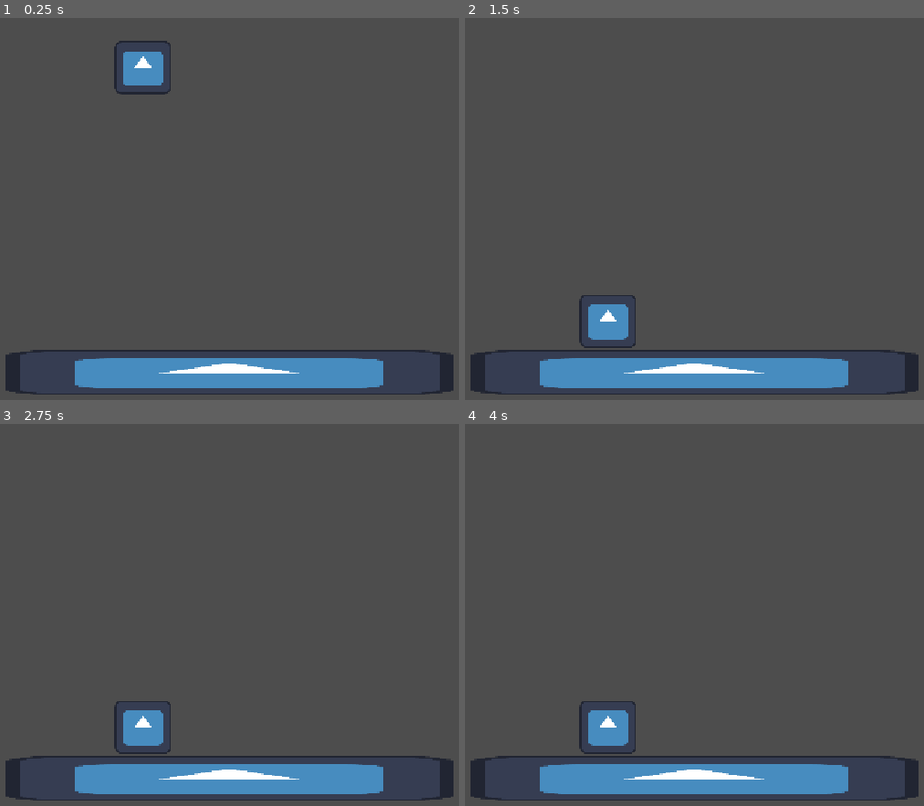
Above: before the commit, frames 1-4 (two rows, left to right).
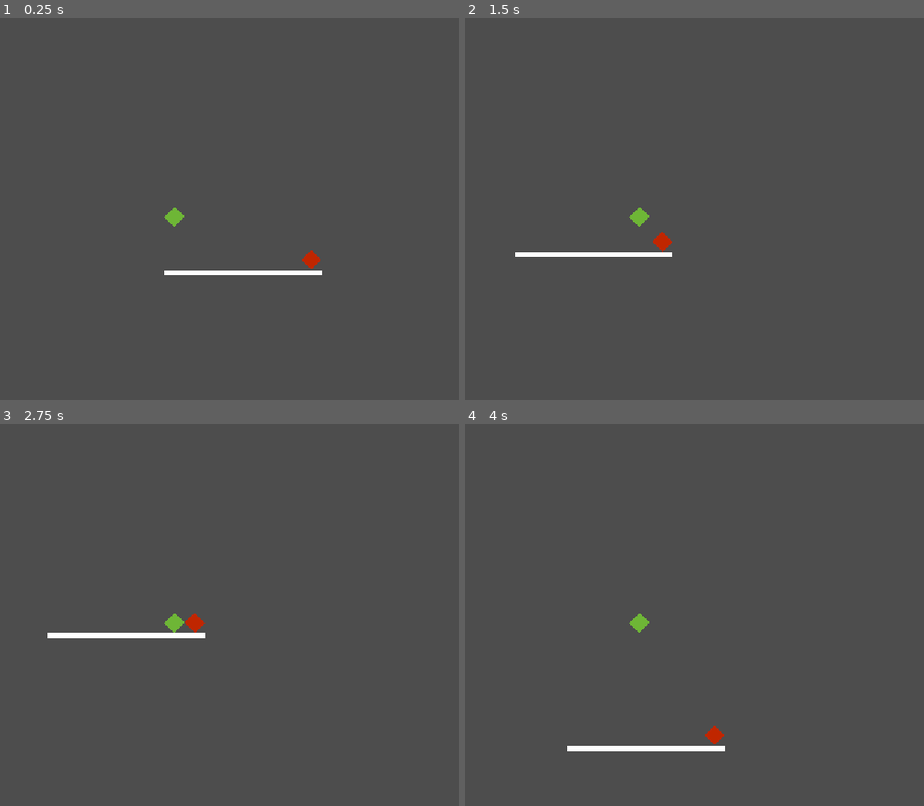
Above: after the commit, the same moments.

Repository: losanders6891/godotStuff
Game: Godot game, scene res://scenes/levels/l_test_level.tscn
Same seed, same stepped clock (60 frames per second), same inputs: the game is played once before the commit and once after it. Before the commit the project starts from res://scenes/node_2d.tscn.
Inputs:
- Up to frame 1 (0.25 s): no input
- Up to frame 2 (1.5 s): hold D (right) 0.53-1.28 s; hold S (backward) from 1.28 s (still down)
- Up to frame 3 (2.75 s): tap Enter at 2 s; release S (backward) at 2.03 s; hold D (right) from 2.03 s (still down)
- Up to frame 4 (4 s): tap Space at 2.75 s; release D (right) at 2.78 s; hold W (forward) 2.78-3.53 s; hold A (left) from 3.53 s (still down)

The runs differ from the first frame. In frame 1, 8.2% of the frame differs, in the area x 1-99%, y 5-99%; in frame 2, 8.2%; in frame 3, 8.3%, in the area x 1-99%, y 49-99%; in frame 4, 8.3%.

Commit message:
changed main scene

Diff:
--- a/worse-hell/project.godot
+++ b/worse-hell/project.godot
@@ -11,7 +11,7 @@
 [application]
 
 config/name="worseHell"
-run/main_scene="uid://be6tn2ngeu6dk"
+run/main_scene="uid://qw6wmp51i2s7"
 config/features=PackedStringArray("4.7", "Forward Plus")
 config/icon="res://sprites/misc/icon.svg"
 
